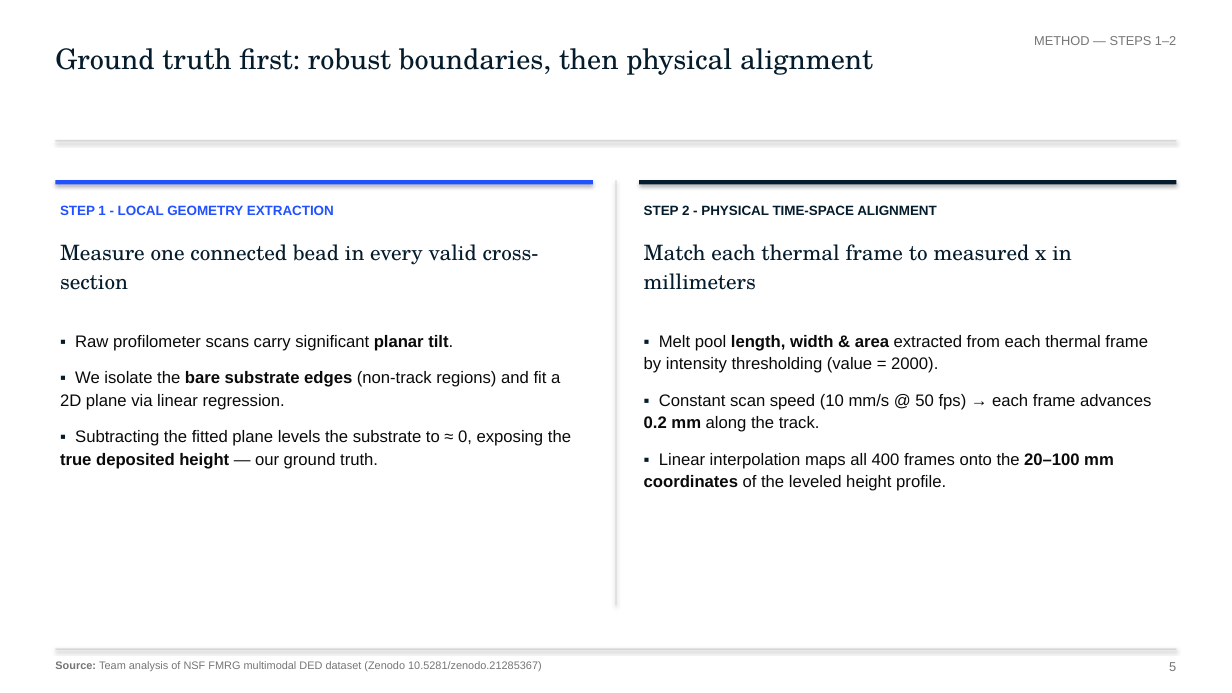
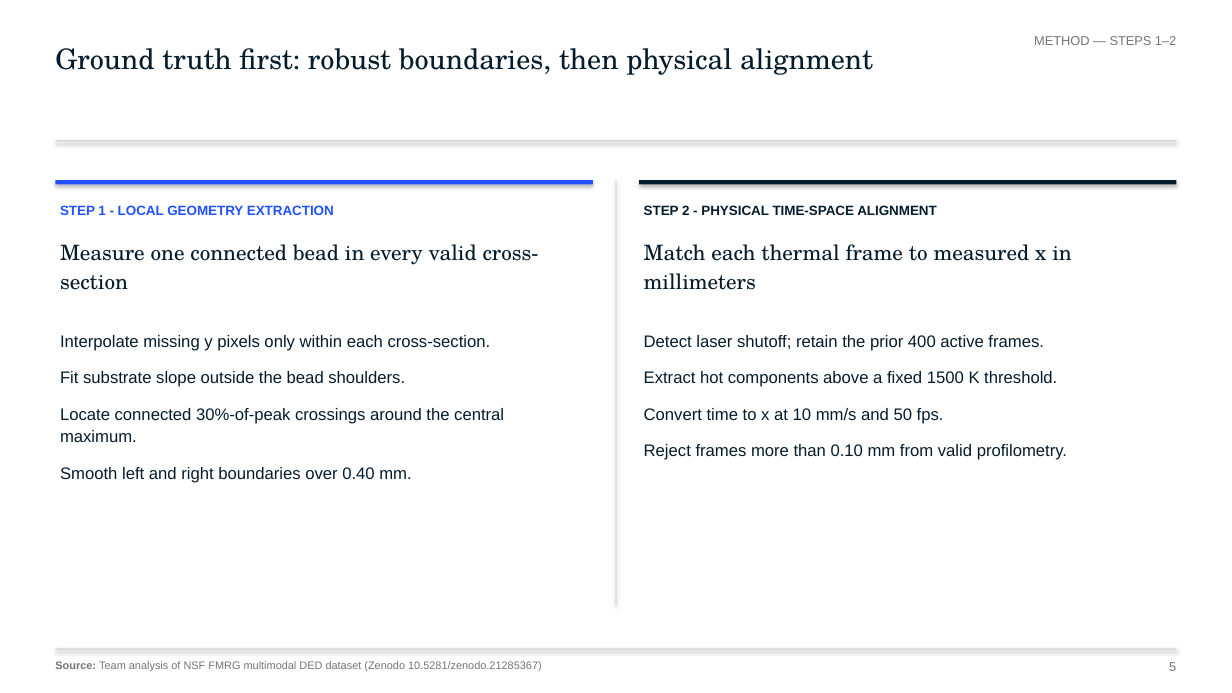
Before and after one commit to alphons3t/nsf-chuds, a slide deck: slide 5 of deliverables/presentation/FMRG_Final_Submission_Audited.pptx. Drawn at 1232x693 pixels with LibreOffice and Linux fonts; fonts in the diff are those of the drawing. Boxes give left, top, right and bottom in pixels: in the first picture for what was removed or moved away, otherwise in the second. Text is boxed around its words. In the diff, an @@ line names an element or a change of style, - is before the commit and + after.

```diff
--- a/deliverables/presentation/FMRG_Final_Submission_Audited.pptx
+++ b/deliverables/presentation/FMRG_Final_Submission_Audited.pptx
@@ text at (60, 335, 504, 483): text changed; text colour #0A0A0A to #051C2C @@
-▪ Raw profilometer scans carry significant planar tilt.
-▪ We isolate the bare substrate edges (non-track regions) and fit a 2D plane via linear regression.
-▪ Subtracting the fitted plane levels the substrate to ≈ 0, exposing the true deposited height — our ground truth.
+Interpolate missing y pixels only within each cross-section.
+Fit substrate slope outside the bead shoulders.
+Locate connected 30%-of-peak crossings around the central maximum.
+Smooth left and right boundaries over 0.40 mm.
@@ text at (644, 335, 1067, 460): text changed; text colour #0A0A0A to #051C2C @@
-▪ Melt pool length, width & area extracted from each thermal frame by intensity thresholding (value = 2000).
-▪ Constant scan speed (10 mm/s @ 50 fps) → each frame advances 0.2 mm along the track.
-▪ Linear interpolation maps all 400 frames onto the 20–100 mm coordinates of the leveled height profile.
+Detect laser shutoff; retain the prior 400 active frames.
+Extract hot components above a fixed 1500 K threshold.
+Convert time to x at 10 mm/s and 50 fps.
+Reject frames more than 0.10 mm from valid profilometry.
```
Also in this commit, not shown: 9 other slides changed, 13 other files.
